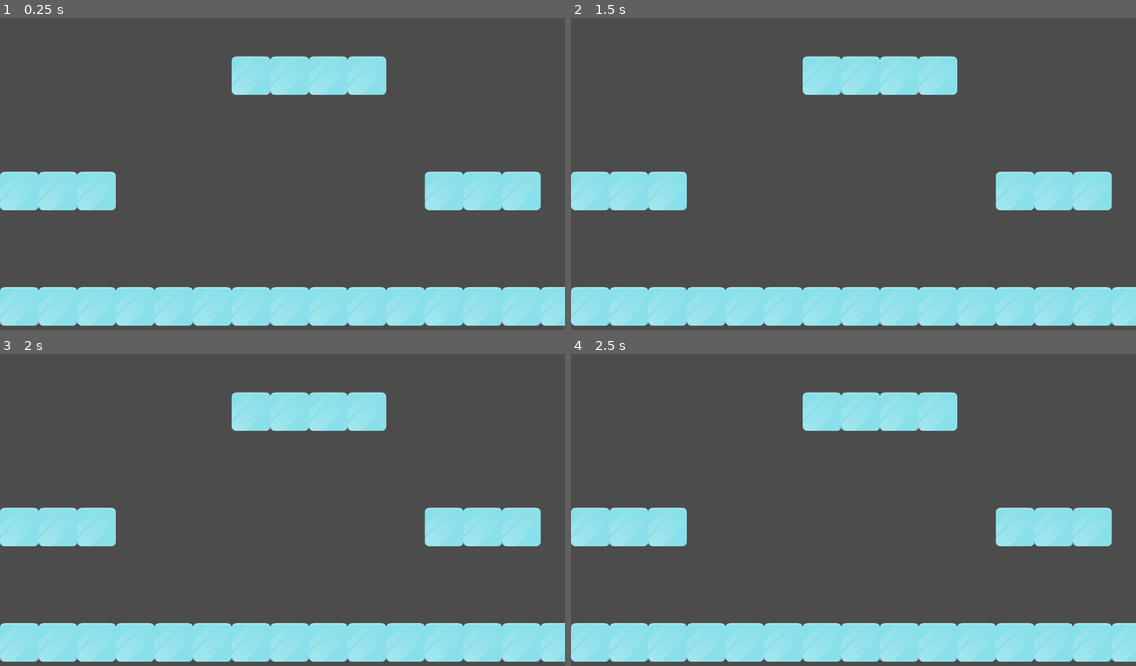
Above: before the commit, frames 1-4 (two rows, left to right).
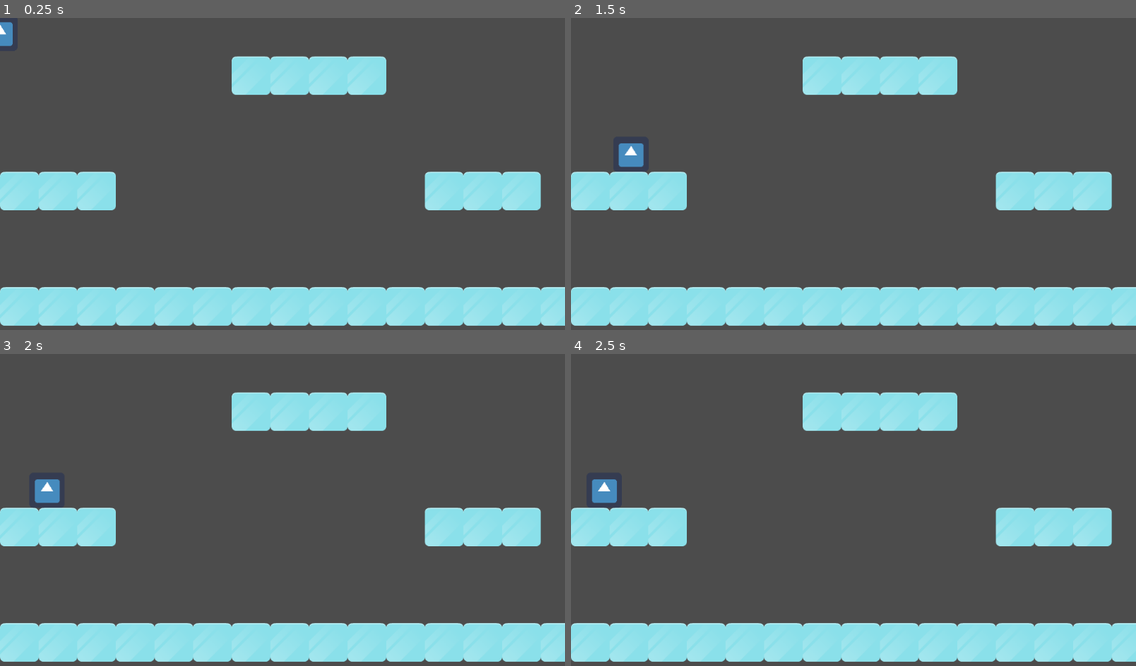
Above: after the commit, the same moments.

Repository: elmartirta/gmtk-game-jam-2020
Game: Godot game, scene res://Main.tscn
Same seed, same stepped clock (60 frames per second), same inputs: the game is played once before the commit and once after it. The engine's default icon, where the game draws it, is replaced by a stand-in: a white triangle on a blue panel in a dark square.
Inputs:
- Up to frame 1 (0.25 s): no input
- Up to frame 2 (1.5 s): hold Right (ui_right) 0.53-1.28 s; hold Left (ui_left) from 1.28 s (still down)
- Up to frame 3 (2 s): keep holding Left (ui_left)
- Up to frame 4 (2.5 s): release Left (ui_left) at 2.03 s; hold Right (ui_right) from 2.03 s (still down)

The runs differ from the first frame. In frame 1, 0.2% of the frame differs, in the area x 0-3%, y 1-10%; in frame 2, 0.3%, in the area x 8-13%, y 40-48%; in frame 3, 0.3%; in frame 4, 0.3%.

Commit message:
make player circle

Diff:
--- a/Slippy Slidey/Main.tscn
+++ b/Slippy Slidey/Main.tscn
@@ -1,6 +1,7 @@
-[gd_scene load_steps=6 format=2]
+[gd_scene load_steps=7 format=2]
 
 [ext_resource path="res://World/IceTileSheet.png" type="Texture" id=1]
+[ext_resource path="res://Player/Player.tscn" type="PackedScene" id=2]
 
 [sub_resource type="ConvexPolygonShape2D" id=1]
 points = PoolVector2Array( 0, 0, 70, 0, 70, 70, 0, 70 )
@@ -54,3 +55,5 @@
 cell_quadrant_size = 70
 format = 1
 tile_data = PoolIntArray( 65542, 0, 0, 65543, 0, 0, 65544, 0, 0, 65545, 0, 0, 262144, 0, 0, 262145, 0, 0, 262146, 0, 0, …(253 unchanged characters)…
+
+[node name="Player" parent="." instance=ExtResource( 2 )]
--- a/Slippy Slidey/Player/Player.tscn
+++ b/Slippy Slidey/Player/Player.tscn
@@ -7,8 +7,8 @@
 friction = 0.2
 bounce = 0.1
 
-[sub_resource type="RectangleShape2D" id=2]
-extents = Vector2( 31.5488, 31.8536 )
+[sub_resource type="CircleShape2D" id=2]
+radius = 32.0
 
 [node name="Player" type="RigidBody2D"]
 mode = 2
